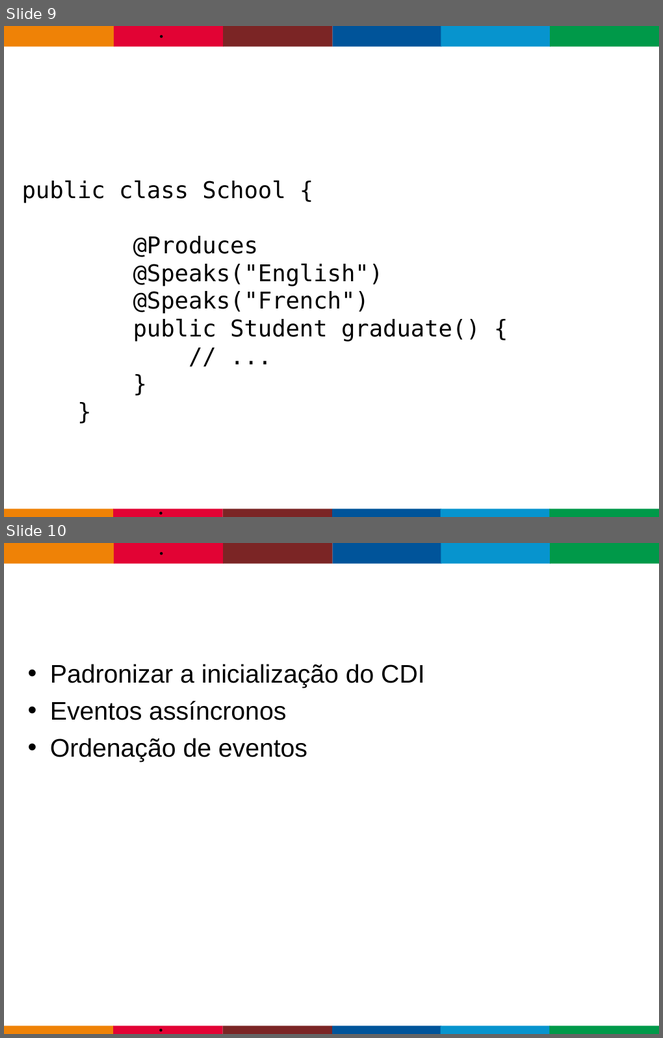
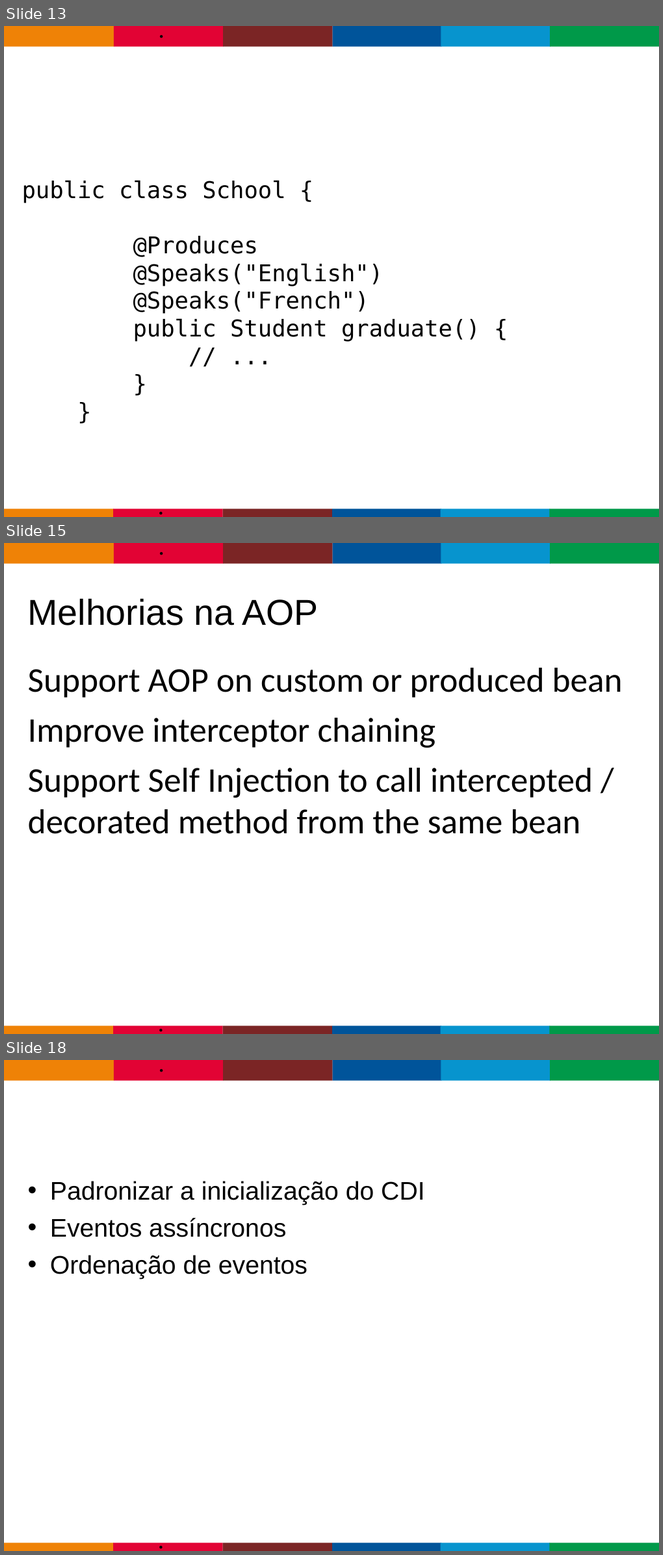
Before and after one commit to gastaldi/talks, a slide deck: CDI/TDC2015/TDC_2015-CDI-2.0.odp. Shown one above the other, each under a label of ours: slides 9 and 10 before the commit, slides 13, 15 and 18 after it; the slides between them are not shown. The pictures are 663x1038 and 663x1555 pixels, drawn with LibreOffice and Linux fonts; fonts in the diff are those of the drawing; background and template pictures are left out. Boxes give left, top, right and bottom in pixels: in the first picture for what was removed or moved away, otherwise in the second. Text is boxed around its words. In the diff, an @@ line names an element or a change of style, - is before the commit and + after.

```diff
--- a/CDI/TDC2015/TDC_2015-CDI-2.0.odp
+++ b/CDI/TDC2015/TDC_2015-CDI-2.0.odp
@@ slide 15 added at box(4, 543, 659, 1034), background #FFFFFF; not listed: 13 template elements that a slide beside it also shows @@
@@ title added at box(28, 598, 319, 626), 43.7 pt, text #000000 @@
+Melhorias na AOP
@@ text added at box(28, 668, 623, 834), 42 pt, text #000000 @@
+Support AOP on custom or produced bean
+Improve interceptor chaining
+Support Self Injection to call intercepted / decorated method from the same bean
@@ what was slide 9 is now slide 13 @@
@@ what was slide 10 is now slide 18 @@
```
Also in this commit, not shown: 2 slides changed, 6 other slides added.
